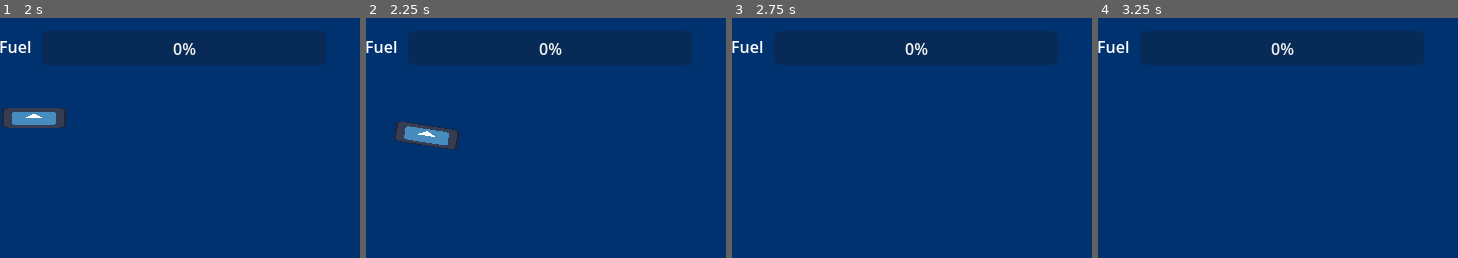
Above: before the commit, frames 1-4 (left to right).
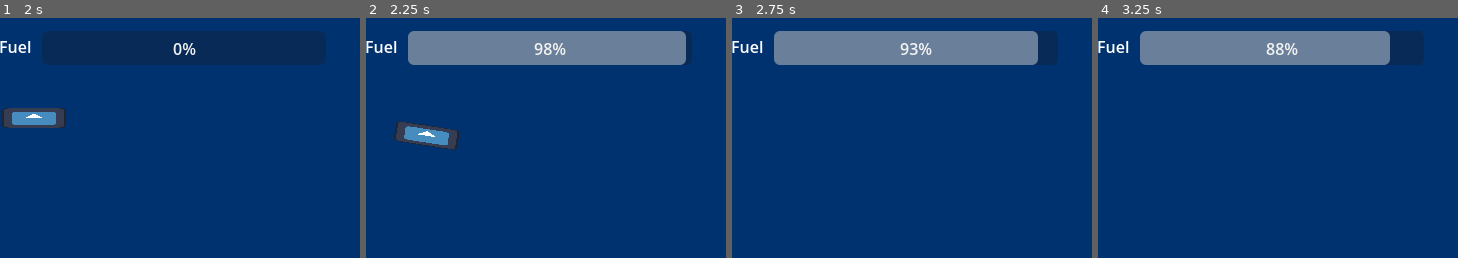
Above: after the commit, the same moments.

Repository: KreaeTerra/Proppy-Plane
Game: Godot game, scene res://scenes/world.tscn
Two runs of this game, one before a commit and one after it. Both use one fixed random seed, a clock stepped at 60 frames per second and the inputs below. The engine's default icon, where the game draws it, is replaced by a stand-in: a white triangle on a blue panel in a dark square.
Inputs:
- Up to frame 1 (2 s): tap Enter at 0.5 s; hold Right (ui_right) 0.53-1.28 s; tap Space at 1.25 s; hold Left (ui_left) from 1.28 s (still down)
- Up to frame 2 (2.25 s): tap Enter at 2 s; release Left (ui_left) at 2.03 s; hold Right (ui_right) from 2.03 s (still down)
- Up to frame 3 (2.75 s): keep holding Right (ui_right)
- Up to frame 4 (3.25 s): release Right (ui_right) at 2.78 s; hold Up (ui_up) from 2.78 s (still down)
The pictures show only the part of the screen within x 2-52%, y 0-50%; the shares and areas given below are measured in that part.

Frame 1 is identical in both runs. In frame 2, 11% of the frame differs, in the area x 11-89%, y 5-20%; in frame 3, 10%; in frame 4, 9.8%.

Commit message:
Decrese fuel every delta time

Diff:
--- a/scripts/plane.gd
+++ b/scripts/plane.gd
@@ -8,6 +8,7 @@
 @export var maximum_lift_speed : int = -100
 
 var can_control = false
+var remaining_fuel : float = 100.00
 
 func _process(delta):
 	if can_control == true:
@@ -20,6 +21,8 @@
 		tilt()
 		move_and_slide()
 
+		remaining_fuel -= 10 * delta
+		Gamedata.fuel = remaining_fuel
 
 func tilt():
 	$Sprite.rotation = velocity.y * 0.0011
